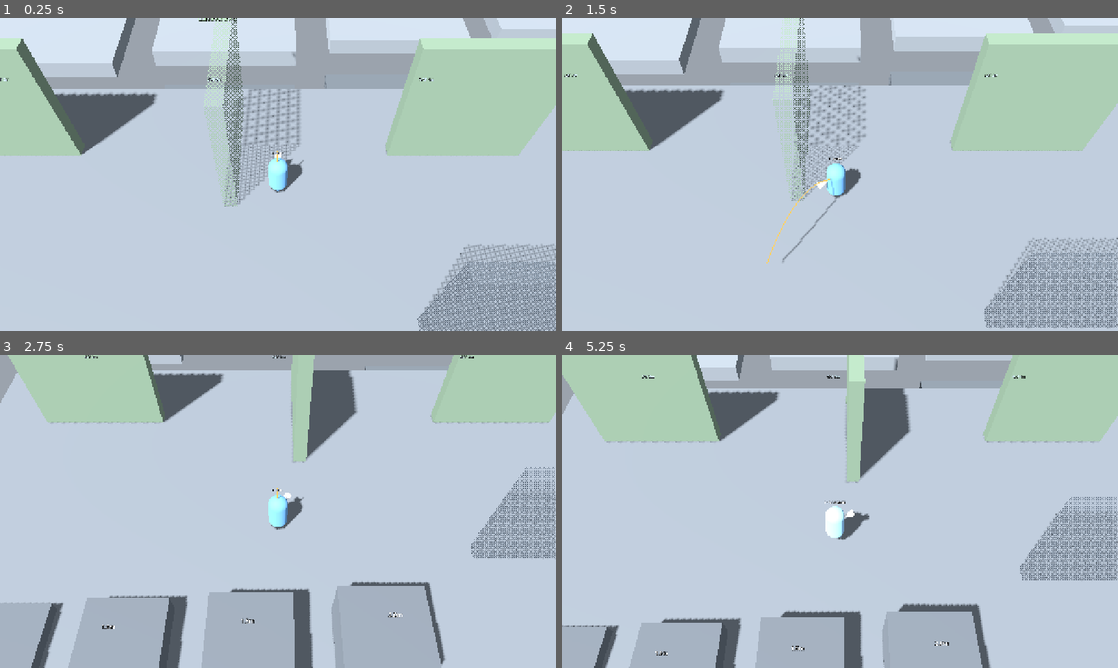
Above: before the commit, frames 1-4 (two rows, left to right).
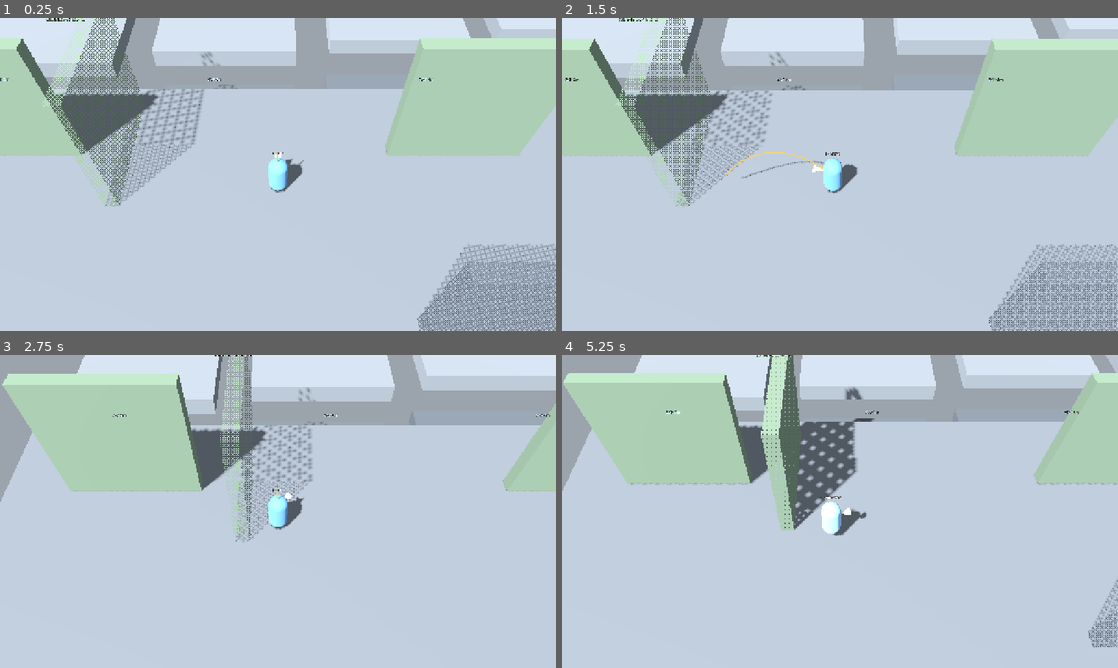
Above: after the commit, the same moments.

Repository: k3vin7/personalized_RPG
Game: Godot game, scene res://scenes/playground.tscn
Two runs of this game, one before a commit and one after it. Both use one fixed random seed, a clock stepped at 60 frames per second and the inputs below. This scene is started directly instead of the project's main scene.
Inputs (mouse positions are in pixels of both pictures, inside the frame that each line leads up to):
- Up to frame 1 (0.25 s): no input
- Up to frame 2 (1.5 s): move the mouse to (962, 158) at 0.52 s; hold Space (jump) 0.53-1.28 s; move the mouse to (728, 190) at 1.27 s; right-click (728, 190) at 1.35 s
- Up to frame 3 (2.75 s): tap Space (jump) at 1.52, 1.55, 1.82 s; move the mouse to (333, 442) at 2.02 s; hold Space (jump) from 2.03 s (still down)
- Up to frame 4 (5.25 s): move the mouse to (812, 574) at 2.77 s; release Space (jump) at 2.78 s; right-click (812, 574) at 2.85 s; tap Space (jump) at 3.02, 3.05, 3.32, 4.52, 4.55, 4.82 s; move the mouse to (1006, 558) at 3.52 s; hold Space (jump) 3.53-4.28 s; tap R (restart) at 4.15 s; move the mouse to (673, 464) at 4.27 s; right-click (673, 464) at 4.35 s; move the mouse to (867, 511) at 5.02 s; hold Space (jump) from 5.03 s (still down)

The runs differ from the first frame. In frame 1, 6.6% of the frame differs, in the area x 7-59%, y 0-61%; in frame 2, 13%; in frame 3, 46%, in the area x 0-100%, y 0-100%; in frame 4, 43%.

Commit message:
틈에 NavMesh 전용 브리지 추가(통과 가능·경로만 연결), 무기 선택대 5종, 등반 벽 B 위치 수정

Diff:
--- /dev/null
+++ b/data/weapon_kinds.gd
@@ -0,0 +1,84 @@
+class_name WeaponKinds
+extends RefCounted
+
+# Which weapon the character is carrying. No combat here: the rack exists so a
+# choice can be made, seen on both screens, and later fed to whatever uses it.
+
+enum Kind {
+	NONE,
+	SWORD,
+	BOW,
+	SPEAR,
+	SHIELD,
+	STAFF,
+}
+
+const LABELS := {
+	Kind.NONE: "맨손",
+	Kind.SWORD: "검",
+	Kind.BOW: "활",
+	Kind.SPEAR: "창",
+	Kind.SHIELD: "방패",
+	Kind.STAFF: "스태프",
+}
+
+const COLORS := {
+	Kind.NONE: "9aa3ad",
+	Kind.SWORD: "dfe6ef",
+	Kind.BOW: "c9a66b",
+	Kind.SPEAR: "b8c4d0",
+	Kind.SHIELD: "4a6fa5",
+	Kind.STAFF: "8f6bc9",
+}
+
+
+# Primitive stand-ins, shaped enough to tell apart at quarter view distance.
+static func build_mesh(kind: int) -> Node3D:
+	var root := Node3D.new()
+	var color := Color(COLORS.get(kind, "ffffff"))
+	match kind:
+		Kind.SWORD:
+			root.add_child(_part(Vector3(0.07, 0.07, 1.1), Vector3(0.0, 0.0, -0.55), color))
+			root.add_child(_part(Vector3(0.26, 0.06, 0.06), Vector3(0.0, 0.0, -0.02), Color("3b3027")))
+		Kind.BOW:
+			var arc := _part(Vector3(0.06, 1.3, 0.06), Vector3(0.0, 0.0, -0.1), color)
+			arc.rotation_degrees.x = 12.0
+			root.add_child(arc)
+			root.add_child(_part(Vector3(0.02, 1.25, 0.02), Vector3(0.0, 0.0, 0.06), Color("efe8d8")))
+		Kind.SPEAR:
+			root.add_child(_part(Vector3(0.06, 0.06, 2.0), Vector3(0.0, 0.0, -0.9), Color("6b5236")))
+			root.add_child(_part(Vector3(0.12, 0.12, 0.34), Vector3(0.0, 0.0, -2.0), color))
+		Kind.SHIELD:
+			root.add_child(_part(Vector3(0.7, 0.9, 0.08), Vector3(0.0, 0.0, -0.1), color))
+		Kind.STAFF:
+			root.add_child(_part(Vector3(0.07, 0.07, 1.7), Vector3(0.0, 0.0, -0.75), Color("6b5236")))
+			var orb := MeshInstance3D.new()
+			var sphere := SphereMesh.new()
+			sphere.radius = 0.16
+			sphere.height = 0.32
+			orb.mesh = sphere
+			orb.position = Vector3(0.0, 0.0, -1.65)
+			var orb_material := StandardMaterial3D.new()
+			orb_material.albedo_color = color
+			orb_material.emission_enabled = true
+			orb_material.emission = color
+			orb_material.emission_energy_multiplier = 0.8
+			orb.material_override = orb_material
+			root.add_child(orb)
+		_:
+			pass
+	return root
+
+
+static func _part(size: Vector3, at_position: Vector3, color: Color) -> MeshInstance3D:
+	var mesh_instance := MeshInstance3D.new()
+	var box := BoxMesh.new()
+	box.size = size
+	mesh_instance.mesh = box
+	mesh_instance.position = at_position
+	var material := StandardMaterial3D.new()
+	material.albedo_color = color
+	material.metallic = 0.4
+	material.roughness = 0.5
+	mesh_instance.material_override = material
+	return mesh_instance
--- a/project.godot
+++ b/project.godot
@@ -77,6 +77,7 @@
 3d_physics/layer_5="Throwable"
 3d_physics/layer_6="Dummy"
 3d_physics/layer_7="Hitbox"
+3d_physics/layer_8="NavBridge"
 
 [physics]
 
--- a/scenes/player.tscn
+++ b/scenes/player.tscn
@@ -24,6 +24,9 @@
 properties/6/path = NodePath(".:sync_gear_weight")
 properties/6/spawn = true
 properties/6/replication_mode = 1
+properties/7/path = NodePath(".:sync_weapon")
+properties/7/spawn = true
+properties/7/replication_mode = 1
 
 [node name="Player" type="CharacterBody3D"]
 script = ExtResource("1")
--- a/scripts/player/player.gd
+++ b/scripts/player/player.gd
@@ -56,6 +56,7 @@
 var sync_strength := 10.0
 var sync_race_weight := 10.0
 var sync_gear_weight := 0.0
+var sync_weapon: int = WeaponKinds.Kind.NONE
 
 var movement: PlayerMovement
 var camera: QuarterCamera
@@ -66,6 +67,8 @@
 var _default_snap := 0.3
 var spawn_point := Vector3.ZERO
 var _respawn_left := 0.0
+var weapon: int = WeaponKinds.Kind.NONE
+var _weapon_node: Node3D
 
 
 func _enter_tree() -> void:
@@ -159,10 +162,13 @@
 		sync_strength = stats.strength
 		sync_race_weight = stats.race_weight
 		sync_gear_weight = stats.gear_weight
+		sync_weapon = weapon
 		return
 	stats.strength = sync_strength
 	stats.race_weight = sync_race_weight
 	stats.gear_weight = sync_gear_weight
+	if sync_weapon != weapon:
+		_apply_weapon(sync_weapon)
 	# Remote bodies are shown, not simulated: a short lerp hides the gap
 	# between state packets without letting them drift.
 	global_position = global_position.lerp(sync_position, 1.0 - exp(-18.0 * delta))
@@ -208,6 +214,30 @@
 		movement.cancel_target()
 	change_state(State.IDLE)
 	print("PLAYGROUND_RESPAWN peer=%s at=%s" % [name, spawn_point])
+
+
+# Picked up by standing on a rack pedestal. Only the body's owner may change it;
+# everyone else receives it through sync_weapon.
+func set_weapon(kind: int) -> void:
+	if not is_local() or kind == weapon:
+		return
+	_apply_weapon(kind)
+	print("PLAYGROUND_WEAPON peer=%s kind=%s" % [name, WeaponKinds.LABELS.get(kind, "?")])
+
+
+func _apply_weapon(kind: int) -> void:
+	weapon = kind
+	sync_weapon = kind
+	if is_instance_valid(_weapon_node):
+		_weapon_node.queue_free()
+	_weapon_node = null
+	if kind == WeaponKinds.Kind.NONE:
+		return
+	_weapon_node = WeaponKinds.build_mesh(kind)
+	_weapon_node.name = "HeldWeapon"
+	# At the hand, pointing the way the body faces.
+	_weapon_node.position = Vector3(0.34, 0.1, -0.1)
+	_visual.add_child(_weapon_node)
 
 
 func face_direction(direction: Vector3, delta: float, turn_speed: float = 16.0) -> void:
--- a/scripts/world/playground.gd
+++ b/scripts/world/playground.gd
@@ -8,6 +8,10 @@
 const WORLD_LAYER := 1
 const WALL_LAYER := 2
 const CLIMBABLE_LAYER := 4
+# Seen by the navigation bake and by nothing else. A bridge on this layer makes
+# a gap look like continuous ground to pathfinding while bodies pass straight
+# through it, so walking at the far side walks you off the edge and down.
+const NAV_BRIDGE_LAYER := 128
 
 # A navigation surface is eroded by agent_radius from every edge, so any top a
 # character is meant to stand on needs a short side wider than twice that plus a
@@ -34,6 +38,11 @@
 	_build_gaps()
 	_build_walls()
 	_build_occluders()
+
+	var rack := WeaponRack.new()
+	rack.name = "WeaponRack"
+	rack.position = Vector3(0.0, 0.0, 16.0)
+	add_child(rack)
 
 	_players_root = Node3D.new()
 	_players_root.name = "Players"
@@ -82,7 +91,7 @@
 	# through. They cannot contribute a walkable surface: their faces are
 	# vertical, and every wall here is 0.6 m thick, which agent_radius erodes
 	# away entirely, so no polygon forms on top of one either.
-	nav_mesh.geometry_collision_mask = WORLD_LAYER | WALL_LAYER | CLIMBABLE_LAYER
+	nav_mesh.geometry_collision_mask = WORLD_LAYER | WALL_LAYER | CLIMBABLE_LAYER | NAV_BRIDGE_LAYER
 	_region.navigation_mesh = nav_mesh
 	_region.bake_finished.connect(_on_bake_finished)
 	_region.call_deferred("bake_navigation_mesh", true)
@@ -290,15 +299,33 @@
 		print("PLAYGROUND_STAGE2_STEP height=%.1f landed_y=%.2f on_top=%s" % [
 			step["height"], landed.y, landed.y > float(step["height"]) + 0.5])
 
-	# Gaps: 3 m is meant to be crossable, 5 m is not.
+	# With a nav bridge the far side is a valid destination, so ordering a move
+	# there walks the body out over the gap and drops it.
+	await _settle(local, Vector3(-5.0, 1.0, 2.0))
+	local.movement.set_target(Vector3(-5.0, 0.0, -8.0))
+	await get_tree().create_timer(3.0).timeout
+	print("PLAYGROUND_STAGE2_WALKOFF y=%.2f z=%.2f state=%s" % [
+		local.global_position.y, local.global_position.z, Player.State.keys()[local.state]])
+	await _settle(local, Vector3(0.0, 1.0, 8.0))
+
+	# Gaps: 3 m is meant to be crossable, 5 m is not. Taken on the run, like the
+	# steps: with a nav bridge over the gap the body no longer stops at the
+	# edge, it walks off, so the jump has to be timed rather than set up.
+	#
+	# A gap wants the opposite timing to a step. A step is cleared by leaving
+	# early and being high at the edge; a gap is crossed by leaving as late as
+	# possible, because every metre spent before the edge is a metre not spent
+	# over it.
 	for gap in [{"width": 3.0, "x": -5.0}, {"width": 5.0, "x": 15.0}]:
 		var far_z: float = -2.0 - float(gap["width"]) - 2.0
-		var landed := await _jump_towards(
+		var landed := await _jump_on_the_run(
 			local,
-			Vector3(gap["x"], 1.0, 1.5),
-			Vector3(gap["x"], 0.0, far_z))
-		print("PLAYGROUND_STAGE2_GAP width=%.0f landed_z=%.2f crossed=%s" % [
-			gap["width"], landed.z, landed.z < -2.0 - float(gap["width"])])
+			Vector3(gap["x"], 1.0, 4.0),
+			Vector3(gap["x"], 0.0, far_z),
+			-2.0,
+			0.5)
+		print("PLAYGROUND_STAGE2_GAP width=%.0f landed=(%.2f, %.2f) crossed=%s" % [
+			gap["width"], landed.y, landed.z, landed.z < -2.0 - float(gap["width"]) and landed.y > -1.0])
 
 	# A click made in the air must not bend the arc, and must be honoured on
 	# landing.
@@ -354,6 +381,12 @@
 
 
 func _settle(local: Player, at_position: Vector3) -> Vector3:
+	# A check that ended in a fall leaves the body dead and unable to move, so
+	# wait the respawn out before placing it for the next one.
+	var waited := 0.0
+	while local.state == Player.State.DEAD and waited < 6.0:
+		await get_tree().physics_frame
+		waited += get_physics_process_delta_time()
 	local.global_position = at_position
 	local.velocity = Vector3.ZERO
 	local.movement.cancel_target()
@@ -452,15 +485,19 @@
 			Vector3(8.0, 1.0, width + 1.0),
 			Color("5f656b"),
 			WORLD_LAYER)
+		# Nothing to stand on, only something to path over.
+		_nav_bridge("GapBridge_%.0f" % width, Vector3(lane, -0.5, gap_start - width * 0.5), Vector3(8.0, 1.0, width))
 		_sign("GAP %.0fm" % width, Vector3(lane, 1.6, gap_start + 1.0), Color("d9f3ff"))
 
 
 func _build_walls() -> void:
 	# Climbable, 6 x 6. A faces the camera, B faces sideways, C faces away.
 	_box("ClimbWallA", Vector3(-14.0, 3.0, 2.0), Vector3(6.0, 6.0, 0.6), Color("7a8f7a"), CLIMBABLE_LAYER)
-	_box("ClimbWallB", Vector3(-4.0, 3.0, 2.0), Vector3(0.6, 6.0, 6.0), Color("7a8f7a"), CLIMBABLE_LAYER)
+	# Clear of the x=-5 gap lane: a wall beside a lane eats the run up, because
+	# agent_radius keeps the walkable surface half a metre off it.
+	_box("ClimbWallB", Vector3(-9.0, 3.0, 2.0), Vector3(0.6, 6.0, 6.0), Color("7a8f7a"), CLIMBABLE_LAYER)
 	_box("ClimbWallC", Vector3(6.0, 3.0, 2.0), Vector3(6.0, 6.0, 0.6), Color("7a8f7a"), CLIMBABLE_LAYER)
-	_sign("CLIMB A / B / C", Vector3(-4.0, 7.0, 2.0), Color("c8ffc8"))
+	_sign("CLIMB A / B / C", Vector3(-9.0, 7.0, 2.0), Color("c8ffc8"))
 	# Smooth wall: looks the same, cannot be climbed.
 	_box("SmoothWall", Vector3(16.0, 2.0, 2.0), Vector3(6.0, 4.0, 0.6), Color("555b62"), WALL_LAYER)
 	_sign("SMOOTH", Vector3(16.0, 5.0, 2.0), Color.WHITE)
@@ -523,6 +560,21 @@
 	return body
 
 
+# No mesh and no mask anyone reads: it exists for the bake and for nothing else.
+func _nav_bridge(bridge_name: String, at_position: Vector3, size: Vector3) -> void:
+	var body := StaticBody3D.new()
+	body.name = bridge_name
+	body.position = at_position
+	body.collision_layer = NAV_BRIDGE_LAYER
+	body.collision_mask = 0
+	var collision := CollisionShape3D.new()
+	var shape := BoxShape3D.new()
+	shape.size = size
+	collision.shape = shape
+	body.add_child(collision)
+	_region.add_child(body)
+
+
 func _sign(text: String, at_position: Vector3, color: Color) -> void:
 	var label := Label3D.new()
 	label.text = text
--- /dev/null
+++ b/scripts/world/weapon_rack.gd
@@ -0,0 +1,83 @@
+class_name WeaponRack
+extends Node3D
+
+# Five pedestals. Walking onto one takes that weapon, which is a choice and
+# nothing more: there is no combat in this playground. The choice replicates so
+# the other player sees what you picked up.
+
+const PICKUP_LAYER := 64
+const SPACING := 2.2
+
+
+func _ready() -> void:
+	var kinds := [
+		WeaponKinds.Kind.SWORD,
+		WeaponKinds.Kind.BOW,
+		WeaponKinds.Kind.SPEAR,
+		WeaponKinds.Kind.SHIELD,
+		WeaponKinds.Kind.STAFF,
+	]
+	for index in kinds.size():
+		var kind: int = kinds[index]
+		var offset := Vector3((float(index) - 2.0) * SPACING, 0.0, 0.0)
+		_build_pedestal(kind, offset)
+
+	var sign_label := Label3D.new()
+	sign_label.text = "무기 선택대 (올라서면 교체 · 가운데 맨손)"
+	sign_label.position = Vector3(0.0, 2.6, 0.0)
+	sign_label.font_size = 34
+	sign_label.outline_size = 7
+	sign_label.billboard = BaseMaterial3D.BILLBOARD_ENABLED
+	sign_label.no_depth_test = true
+	add_child(sign_label)
+
+	# Middle of the rack drops the weapon again.
+	_build_zone(WeaponKinds.Kind.NONE, Vector3(0.0, 0.0, 1.8), Vector3(2.0, 2.0, 1.4))
+
+
+func _build_pedestal(kind: int, offset: Vector3) -> void:
+	var stand := MeshInstance3D.new()
+	var box := BoxMesh.new()
+	box.size = Vector3(1.4, 0.5, 1.4)
+	stand.mesh = box
+	stand.position = offset + Vector3(0.0, 0.25, 0.0)
+	var material := StandardMaterial3D.new()
+	material.albedo_color = Color("6d747b")
+	stand.material_override = material
+	add_child(stand)
+
+	var display := WeaponKinds.build_mesh(kind)
+	display.position = offset + Vector3(0.0, 1.3, 0.0)
+	display.rotation_degrees = Vector3(-90.0, 0.0, 0.0)
+	add_child(display)
+
+	var label := Label3D.new()
+	label.text = WeaponKinds.LABELS[kind]
+	label.position = offset + Vector3(0.0, 2.0, 0.0)
+	label.font_size = 30
+	label.outline_size = 6
+	label.modulate = Color(WeaponKinds.COLORS[kind])
+	label.billboard = BaseMaterial3D.BILLBOARD_ENABLED
+	label.no_depth_test = true
+	add_child(label)
+
+	_build_zone(kind, offset, Vector3(1.6, 2.4, 1.6))
+
+
+func _build_zone(kind: int, offset: Vector3, size: Vector3) -> void:
+	var area := Area3D.new()
+	area.position = offset + Vector3(0.0, size.y * 0.5, 0.0)
+	# Watches the player layer; it is not something anything collides with.
+	area.collision_layer = PICKUP_LAYER
+	area.collision_mask = Player.PLAYER_LAYER
+	var collision := CollisionShape3D.new()
+	var shape := BoxShape3D.new()
+	shape.size = size
+	collision.shape = shape
+	area.add_child(collision)
+	add_child(area)
+	area.body_entered.connect(func(body: Node3D) -> void:
+		var player := body as Player
+		# Only the owner of a body may change what it carries.
+		if player != null and player.is_local():
+			player.set_weapon(kind))
Not shown, added: data/weapon_kinds.gd.uid
Not shown, added: scripts/world/weapon_rack.gd.uid
